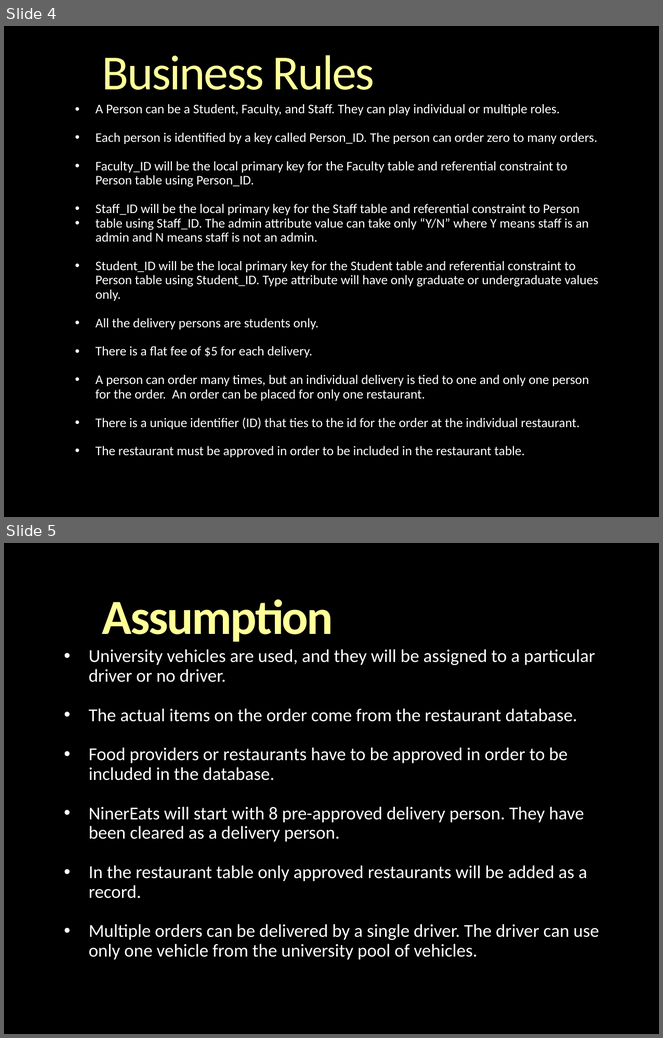
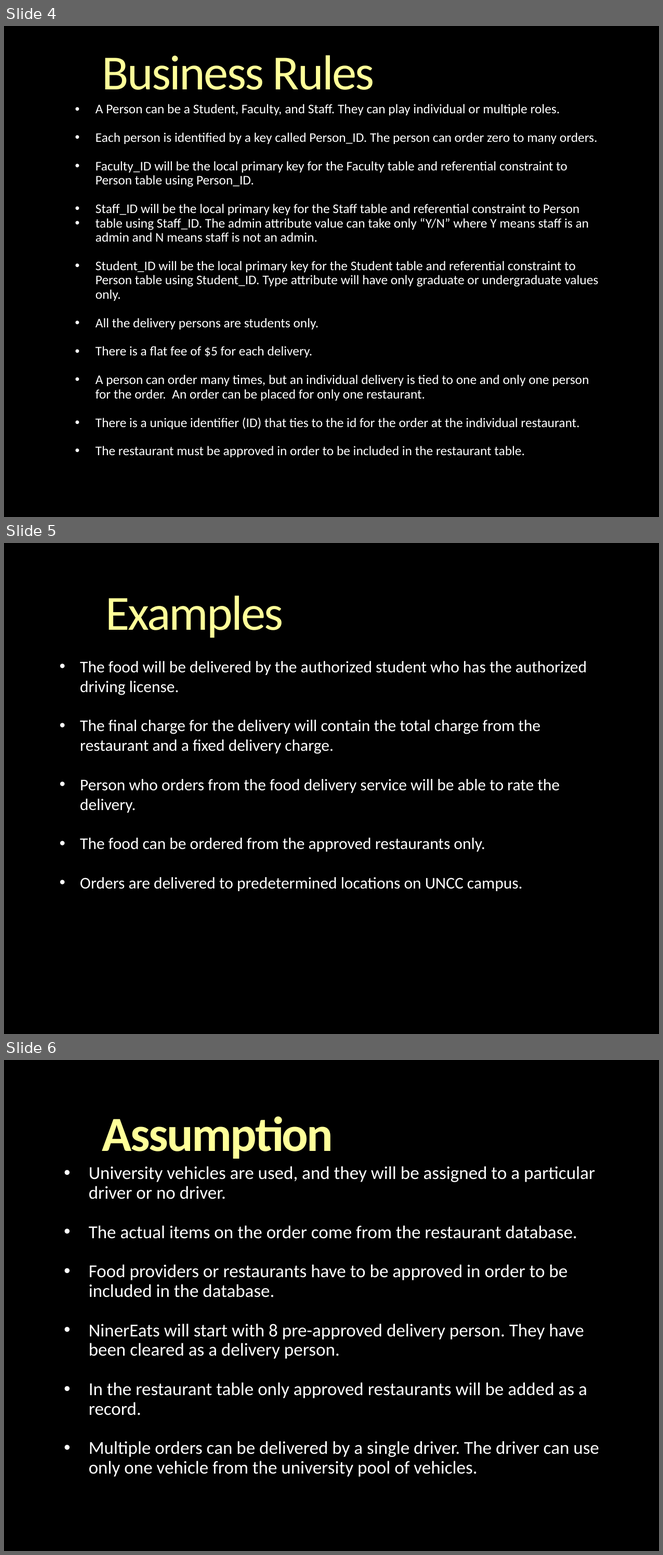
Before and after one commit to dhananjay-arora/Database-System, a slide deck: Group7.pptx. Shown one above the other, each under a label of ours: slides 4 and 5 before the commit, slides 4, 5 and 6 after it. The pictures are 663x1038 and 663x1555 pixels, drawn with LibreOffice and Linux fonts; fonts in the diff are those of the drawing; background and template pictures are left out. Boxes give left, top, right and bottom in pixels: in the first picture for what was removed or moved away, otherwise in the second. Text is boxed around its words. In the diff, an @@ line names an element or a change of style, - is before the commit and + after.

```diff
--- a/Group7.pptx
+++ b/Group7.pptx
@@ slide 5 added at <box>4,543,659,1034</box>, background picture (left out) @@
@@ title added at <box>105,596,284,638</box>, 54 pt, text gradient #FFFFB9 to #FFFF99 to #F6AE1E @@
+Examples
@@ text added at <box>80,661,587,891</box>, 18 pt, text #FFFFFF @@
+• The food will be delivered by the authorized student who has the authorized driving license.
+• The final charge for the delivery will contain the total charge from the restaurant and a fixed delivery charge.
+• Person who orders from the food delivery service will be able to rate the delivery.
+• The food can be ordered from the approved restaurants only.
+• Orders are delivered to predetermined locations on UNCC campus.
@@ what was slide 5 is now slide 6 @@
```
Also in this commit, not shown: 4 slides changed, 4 other files.
